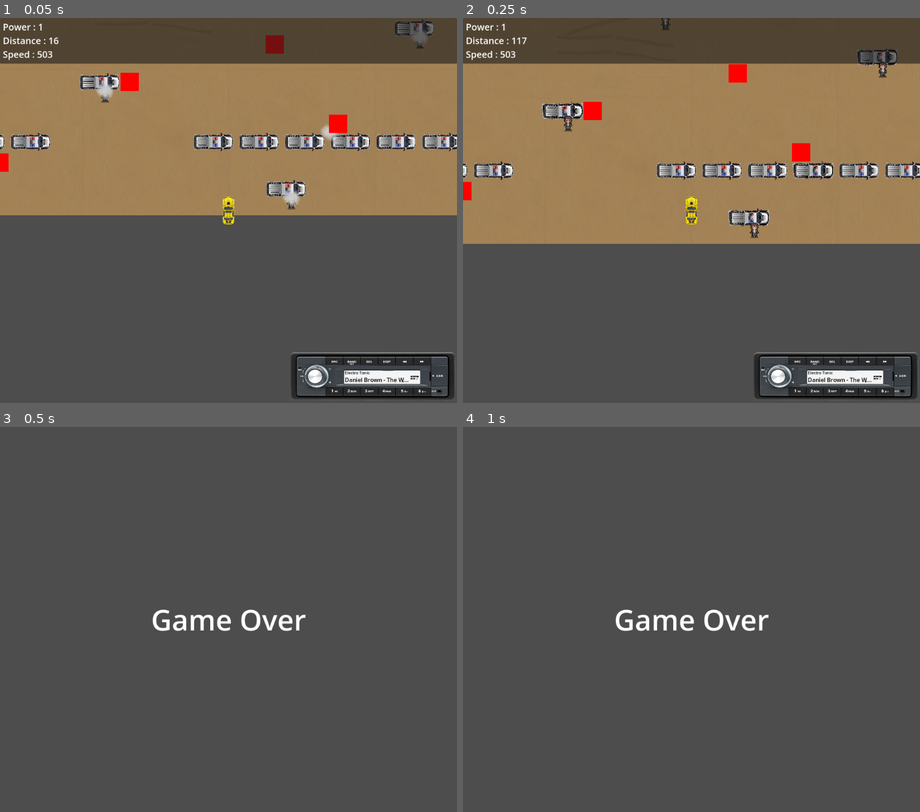
Above: before the commit, frames 1-4 (two rows, left to right).
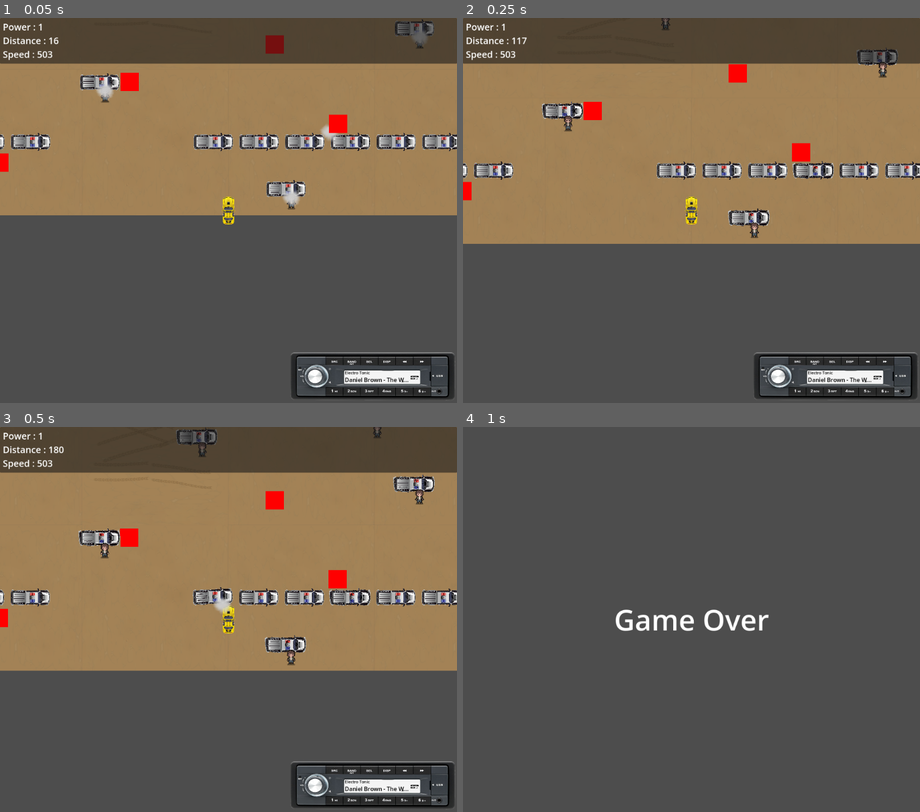
Above: after the commit, the same moments.

Repository: m-conti/gamejam-thailand-summer
Game: Godot game, scene res://level.tscn
The game is run twice, just before and just after one commit, with the same random seed, the same clock (stepped at 60 frames per second) and the same inputs. Sound files missing from this copy of the repository are replaced by a short silence.
Inputs:
- Up to frame 1 (0.05 s): no input
- Up to frame 2 (0.25 s): no input
- Up to frame 3 (0.5 s): no input
- Up to frame 4 (1 s): hold D (right) from 0.53 s (still down); hold Up (radio_next) from 0.53 s (still down)

Frames 1-2 are identical in both runs. In frame 3, 65% of the frame differs, in the area x 0-100%, y 0-99%; in frame 4, nothing differs.
Error before the commit: Assertion failed: The channel Electro Tonic needs a power script (res://entities/player.gd:58)

Commit message:
remove print

Diff:
--- a/level.tscn
+++ b/level.tscn
@@ -12,6 +12,7 @@
 [ext_resource type="AudioStream" uid="uid://c8qfnk6risk7w" path="res://radio/musics/channel1/Charly Twins - All the Good Stuff.mp3" id="5_4c15r"]
 [ext_resource type="TileSet" uid="uid://cgqv70nju2sun" path="res://sprites/road.tres" id="5_f2txt"]
 [ext_resource type="Script" uid="uid://duu2sqnd7d1te" path="res://labels/Speed.gd" id="5_i2t4f"]
+[ext_resource type="Script" uid="uid://dqw18qc7d5l4a" path="res://powers/can_eat.gd" id="5_k1ecl"]
 [ext_resource type="Script" uid="uid://dos5si3drixp2" path="res://radio/sound.gd" id="5_oaehd"]
 [ext_resource type="AudioStream" uid="uid://ct4jl00ucbwi6" path="res://radio/musics/channel1/Leva - Chasing a Hurricane.mp3" id="6_ait7k"]
 [ext_resource type="AudioStream" uid="uid://bbpt0bxjsnbvi" path="res://radio/musics/channel1/Rex Banner - Merry Go Round - No Lead Vocals.mp3" id="7_42xju"]
@@ -25,6 +26,7 @@
 [ext_resource type="AudioStream" uid="uid://b1onr8dubpaoj" path="res://radio/musics/channel2/The Young Man - Next to You.mp3" id="14_k1ecl"]
 [ext_resource type="AudioStream" uid="uid://kc63lsg7lwyq" path="res://radio/musics/channel3/Emily Lewis - Denim.mp3" id="15_8kok0"]
 [ext_resource type="AudioStream" uid="uid://03nsexhaq87f" path="res://radio/musics/channel3/Ikoliks - Whistle Crystals.mp3" id="16_lrhm2"]
+[ext_resource type="Script" uid="uid://du4mbsqka567r" path="res://powers/slower.gd" id="17_8kok0"]
 [ext_resource type="AudioStream" uid="uid://b1pyl8um1x4yn" path="res://radio/musics/channel3/SOURWAH - Tribute.mp3" id="17_td4uw"]
 [ext_resource type="AudioStream" uid="uid://leyaofphqruh" path="res://radio/musics/channel3/Southern Call - Smoke Show.mp3" id="18_r5f7e"]
 [ext_resource type="AudioStream" uid="uid://cismhobn3jcyp" path="res://radio/musics/channel3/WEARETHEGOOD - Lonely Road.mp3" id="19_wp8k7"]
@@ -35,6 +37,7 @@
 [ext_resource type="AudioStream" uid="uid://p104682tjr3e" path="res://radio/musics/channel5/Louis Island - I Know a Place.mp3" id="24_2hox4"]
 [ext_resource type="AudioStream" uid="uid://dmklt5f7jkjnf" path="res://radio/musics/channel5/Louis Island - Ill Hold On.mp3" id="25_84hvi"]
 [ext_resource type="AudioStream" uid="uid://chglpxxakjlq5" path="res://radio/musics/channel5/Louis Island - Run Away with Me.mp3" id="26_53riq"]
+[ext_resource type="Script" uid="uid://cxm75704eb5ie" path="res://powers/unbreakable.gd" id="26_lrhm2"]
 [ext_resource type="AudioStream" uid="uid://ccf2mvtir2syt" path="res://radio/musics/channel6/Daniel Brown - The Web - Instrumental Version.mp3" id="27_h44gt"]
 [ext_resource type="AudioStream" uid="uid://d3jlxnhfkr7t" path="res://radio/musics/channel6/IamDayLight - Night Drive.mp3" id="28_dqaf4"]
 [ext_resource type="AudioStream" uid="uid://dmcle3g267dwr" path="res://radio/musics/channel6/March the Machine - I Feel Okay.mp3" id="29_umckw"]
@@ -74,6 +77,7 @@
 script = ExtResource("4_fedht")
 sounds = Array[ExtResource("5_oaehd")]([SubResource("Resource_f8y3u"), SubResource("Resource_0k1o5"), SubResource("Resource_k1ecl"), SubResource("Resource_8kok0"), SubResource("Resource_lrhm2")])
 display_name = "Country Radio"
+power = ExtResource("5_k1ecl")
 metadata/_custom_type_script = "uid://dtrkvqeud1yo8"
 
 [sub_resource type="Resource" id="Resource_td4uw"]
@@ -110,6 +114,7 @@
 script = ExtResource("4_fedht")
 sounds = Array[ExtResource("5_oaehd")]([SubResource("Resource_td4uw"), SubResource("Resource_r5f7e"), SubResource("Resource_wp8k7"), SubResource("Resource_na3no"), SubResource("Resource_07udg")])
 display_name = "Road FM"
+power = ExtResource("5_k1ecl")
 metadata/_custom_type_script = "uid://dtrkvqeud1yo8"
 
 [sub_resource type="Resource" id="Resource_4wtct"]
@@ -146,6 +151,7 @@
 script = ExtResource("4_fedht")
 sounds = Array[ExtResource("5_oaehd")]([SubResource("Resource_4wtct"), SubResource("Resource_dlbli"), SubResource("Resource_2hox4"), SubResource("Resource_84hvi"), SubResource("Resource_53riq")])
 display_name = "Pop Vibes"
+power = ExtResource("17_8kok0")
 metadata/_custom_type_script = "uid://dtrkvqeud1yo8"
 
 [sub_resource type="Resource" id="Resource_h44gt"]
@@ -170,6 +176,7 @@
 script = ExtResource("4_fedht")
 sounds = Array[ExtResource("5_oaehd")]([SubResource("Resource_h44gt"), SubResource("Resource_dqaf4"), SubResource("Resource_umckw")])
 display_name = "Chill Mood"
+power = ExtResource("17_8kok0")
 metadata/_custom_type_script = "uid://dtrkvqeud1yo8"
 
 [sub_resource type="Resource" id="Resource_1x5yi"]
@@ -200,6 +207,7 @@
 script = ExtResource("4_fedht")
 sounds = Array[ExtResource("5_oaehd")]([SubResource("Resource_1x5yi"), SubResource("Resource_40yk4"), SubResource("Resource_njfgp"), SubResource("Resource_rw15y")])
 display_name = "Nostalgia"
+power = ExtResource("26_lrhm2")
 metadata/_custom_type_script = "uid://dtrkvqeud1yo8"
 
 [sub_resource type="Resource" id="Resource_t8qre"]
@@ -230,6 +238,7 @@
 script = ExtResource("4_fedht")
 sounds = Array[ExtResource("5_oaehd")]([SubResource("Resource_t8qre"), SubResource("Resource_562xt"), SubResource("Resource_0sd67"), SubResource("Resource_qh1jm")])
 display_name = "Electro Tonic"
+power = ExtResource("26_lrhm2")
 metadata/_custom_type_script = "uid://dtrkvqeud1yo8"
 
 [node name="Level" type="Node2D"]
--- a/powers/can_eat.gd
+++ b/powers/can_eat.gd
@@ -2,7 +2,6 @@
 
 
 func _enter_tree() -> void:
-	print("CanEat: _enter_tree")
 	player.eating_zone.body_entered.connect(player._on_eating_zone_body_entered)
 
 
Not shown: 1 places in level.tscn that only renumber resources
